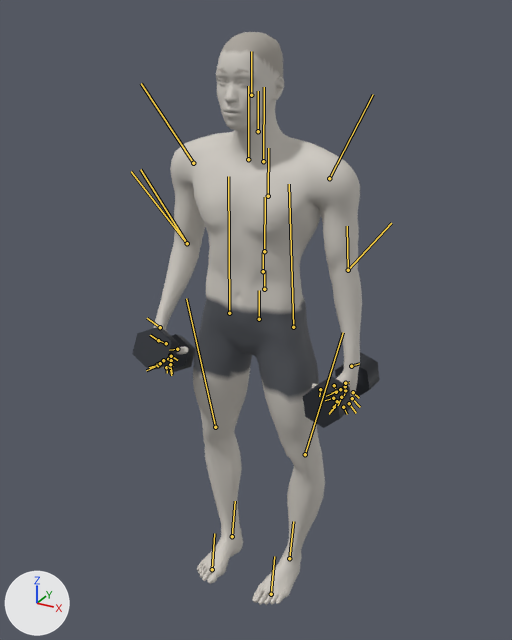
The glTF model exports/dumbbell-cross-body-hammer-curl.glb: old version first, new version second.
Rendered twice from a 50 mm lens placed at (0.959, -1.778, 1.855), pointed at (0.022, -0.073, 1.003). Every picture has the same lights, and +X, +Y and +Z are marked at lower left. The older version comes first. Both versions are drawn at frame 20 of the action 'dumbbell-cross-body-hammer-curl'; the numbers are the values there. The bones that change, and the others that lie on the model, are drawn over the model as lines.
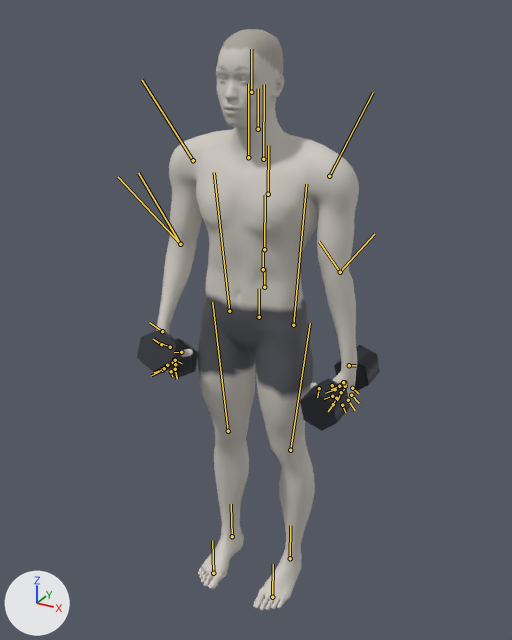
ob_dbl_right is not drawn itself; it is the parent of ob_mesh_1, ob_mesh_2, ob_mesh_3.
ob_dbr_right is not drawn itself; it is the parent of ob_mesh_4, ob_mesh_5, ob_mesh_6.

Pixel boxes [x1, y1, x2, y2] of what changed, in the pictures (512 x 640 px):
'Mesh_0', posed
    before: [154, 32, 362, 605]
    after: [157, 29, 359, 611]
'Mesh_2', posed
    before: [303, 376, 352, 428]
    after: [300, 378, 350, 431]
'Mesh_5', posed
    before: [132, 327, 179, 369]
    after: [137, 329, 183, 373]
'Mesh_3', posed
    before: [335, 352, 380, 398]
    after: [334, 345, 380, 392]
'Mesh_6', posed
    before: [166, 334, 195, 372]
    after: [169, 338, 198, 378]
bone 'upperarm_l', root to tip
    before: (329, 178) to (373, 94)
    after: (329, 176) to (373, 92)
bone 'lowerarm_l', root to tip
    before: (348, 270) to (347, 226)
    after: (340, 272) to (319, 241)
bone 'hand_l', root to tip
    before: (351, 366) to (359, 363)
    after: (349, 365) to (356, 365)
bone 'lowerarm_twist_l', root to tip
    before: (348, 270) to (391, 223)
    after: (340, 272) to (374, 234)
bone 'upperarm_r', root to tip
    before: (193, 163) to (141, 83)
    after: (193, 160) to (142, 80)
bone 'lowerarm_r', root to tip
    before: (187, 243) to (140, 169)
    after: (180, 244) to (138, 173)
bone 'hand_r', root to tip
    before: (160, 327) to (147, 318)
    after: (162, 331) to (149, 322)
bone 'lowerarm_twist_r', root to tip
    before: (187, 243) to (131, 171)
    after: (180, 244) to (118, 177)
bone 'thigh_l', root to tip
    before: (293, 327) to (289, 184)
    after: (293, 325) to (306, 184)
bone 'calf_l', root to tip
    before: (305, 454) to (343, 332)
    after: (290, 450) to (310, 323)
bone 'foot_l', root to tip
    before: (289, 558) to (293, 521)
    after: (290, 558) to (290, 525)
bone 'thigh_r', root to tip
    before: (229, 313) to (228, 176)
    after: (229, 311) to (214, 172)
bone 'calf_r', root to tip
    before: (215, 427) to (186, 298)
    after: (228, 431) to (212, 302)
bone 'foot_r', root to tip
    before: (232, 536) to (235, 501)
    after: (232, 536) to (231, 504)

The change in detail:
Bone 'upperarm_l' (bone_upperarm_l) turns from (-29, -12, -7) to (-31, -23, -1) degrees about its own x, y and z.
Bone 'lowerarm_l' (bone_lowerarm_l) turns from (4, 9, -34) to (-3, 17, -47) degrees about its own x, y and z.
Bone 'hand_l' (bone_hand_l) turns from (-26, 17, 2) to (-32, 19, 3) degrees about its own x, y and z.
Bone 'lowerarm_twist_l' (bone_lowerarm_twist_l) turns from (-18, 15, 11) to (-21, 18, 13) degrees about its own x, y and z.
Bone 'upperarm_r' (bone_upperarm_r) turns from (32, 14, -5) to (31, 28, -1) degrees about its own x, y and z.
Bone 'lowerarm_r' (bone_lowerarm_r) turns from (-11, 6, -15) to (-9, 1, -20) degrees about its own x, y and z.
Bone 'hand_r' (bone_hand_r) turns from (19, -5, -5) to (25, -11, 3) degrees about its own x, y and z.
Bone 'lowerarm_twist_r' (bone_lowerarm_twist_r) turns from (9, -7, 6) to (16, -13, 10) degrees about its own x, y and z.
Bone 'thigh_l' (bone_thigh_l) turns from (2, 9, -2) to (-5, 8, -3) degrees about its own x, y and z.
Bone 'calf_l' (bone_calf_l) turns from (-15, 0, 1) to (-2, 0, 2) degrees about its own x, y and z.
Bone 'foot_l' (bone_foot_l) turns from (12, -12, 8) to (7, -10, -1) degrees about its own x, y and z.
Bone 'thigh_r' (bone_thigh_r) turns from (-2, -9, -2) to (5, -8, -3) degrees about its own x, y and z.
Bone 'calf_r' (bone_calf_r) turns from (15, 0, 1) to (2, 0, 2) degrees about its own x, y and z.
Bone 'foot_r' (bone_foot_r) turns from (-12, 12, 8) to (-7, 10, -1) degrees about its own x, y and z.
